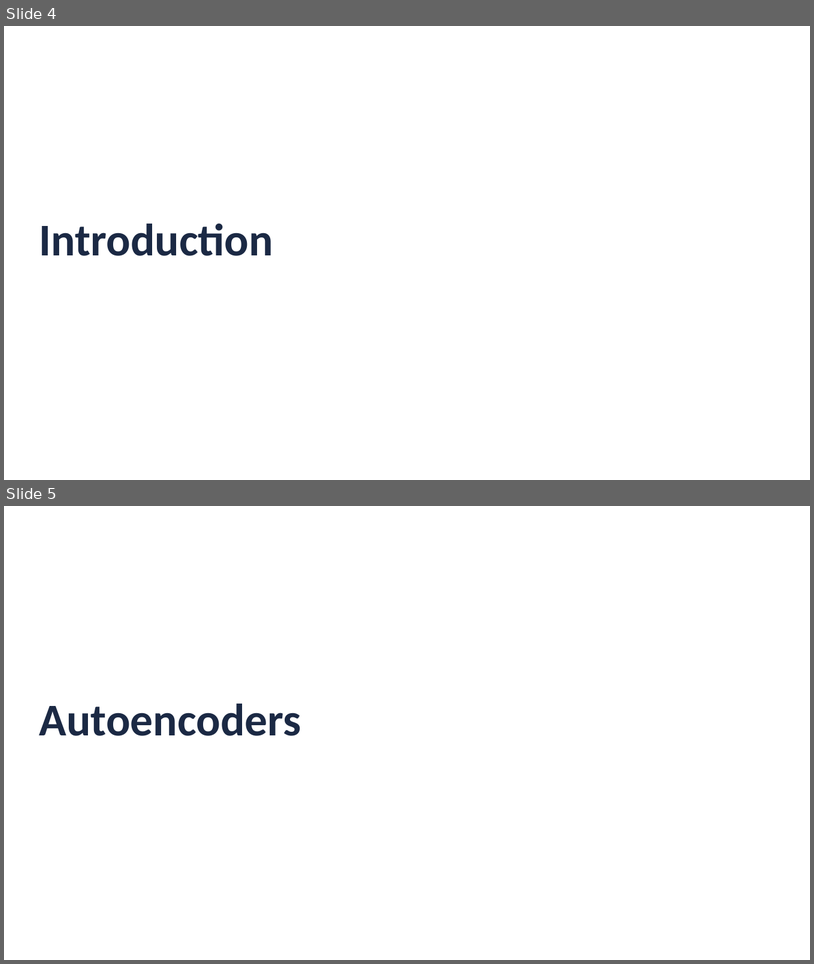
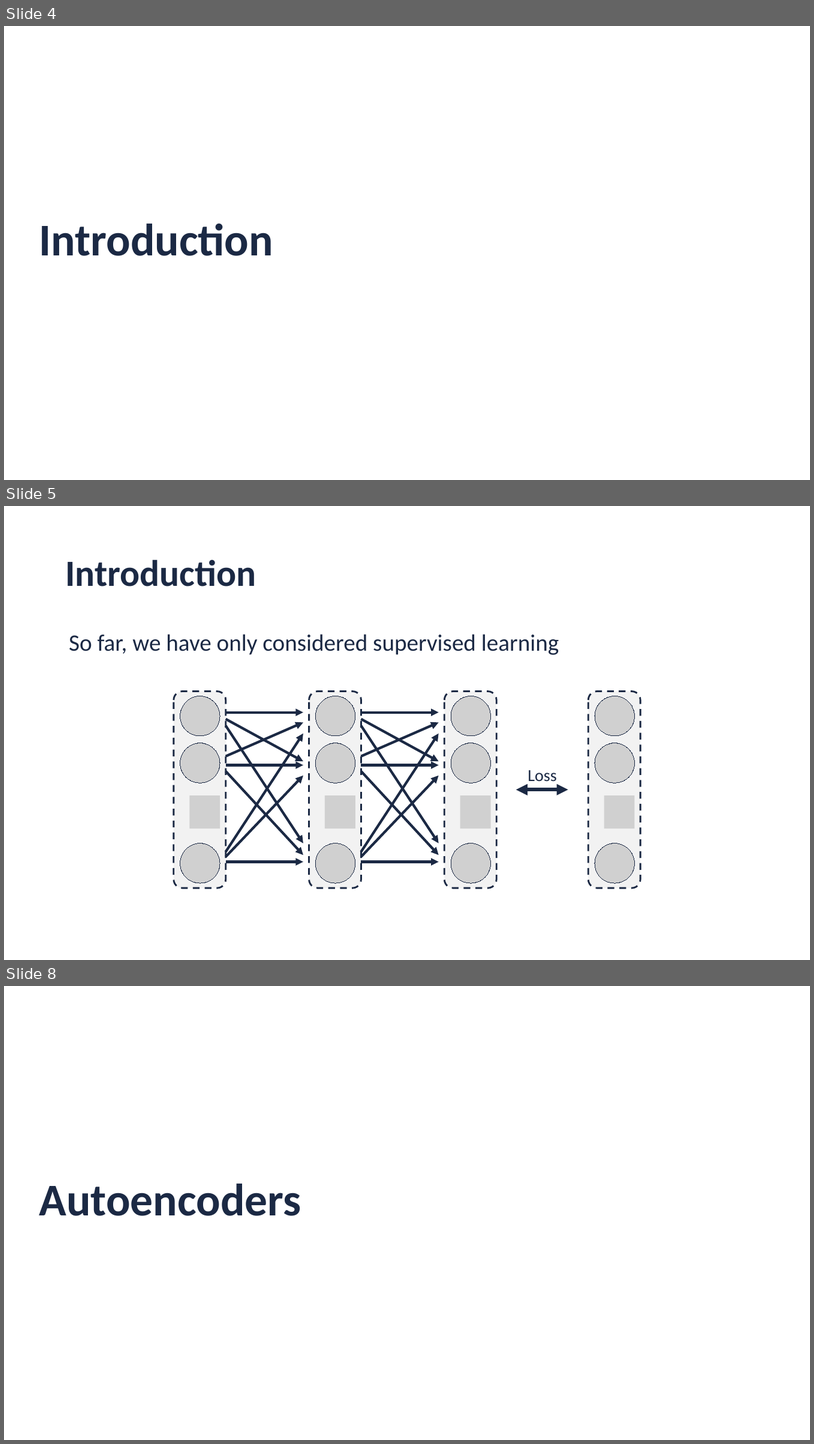
Before and after one commit to JorisRoels/deep-learning-biology, a slide deck: slides/2020-dlb-5-unsupervised-neural-networks.pptx. Shown one above the other, each under a label of ours: slides 4 and 5 before the commit, slides 4, 5 and 8 after it; the slides between them are not shown. The pictures are 814x964 and 814x1444 pixels, drawn with LibreOffice and Linux fonts; fonts in the diff are those of the drawing; grey boxes stand for pictures; background and template pictures are left out. Boxes give left, top, right and bottom in pixels: in the first picture for what was removed or moved away, otherwise in the second. Text is boxed around its words. In the diff, an @@ line names an element or a change of style, - is before the commit and + after.

```diff
--- a/slides/2020-dlb-5-unsupervised-neural-networks.pptx
+++ b/slides/2020-dlb-5-unsupervised-neural-networks.pptx
@@ slide 5 added at bbox=[4, 506, 810, 960], background #FFFFFF @@
@@ title added at bbox=[65, 559, 256, 586], 44 pt, text #1B2944, bold @@
+Introduction
@@ text added at bbox=[69, 634, 559, 655], 28 pt, text #1B2944 @@
+So far, we have only considered supervised learning
@@ text added at bbox=[528, 770, 557, 781], 20 pt, text #1B2944 @@
+Loss
@@ group added at bbox=[174, 691, 641, 888]: 18 arrows, 16 pictures, 4 rounded rectangles, 1 double arrow @@
@@ what was slide 5 is now slide 8 @@
```
Also in this commit, not shown: 2 slides changed, 24 other slides added, 1 slide removed, 1 other file.
